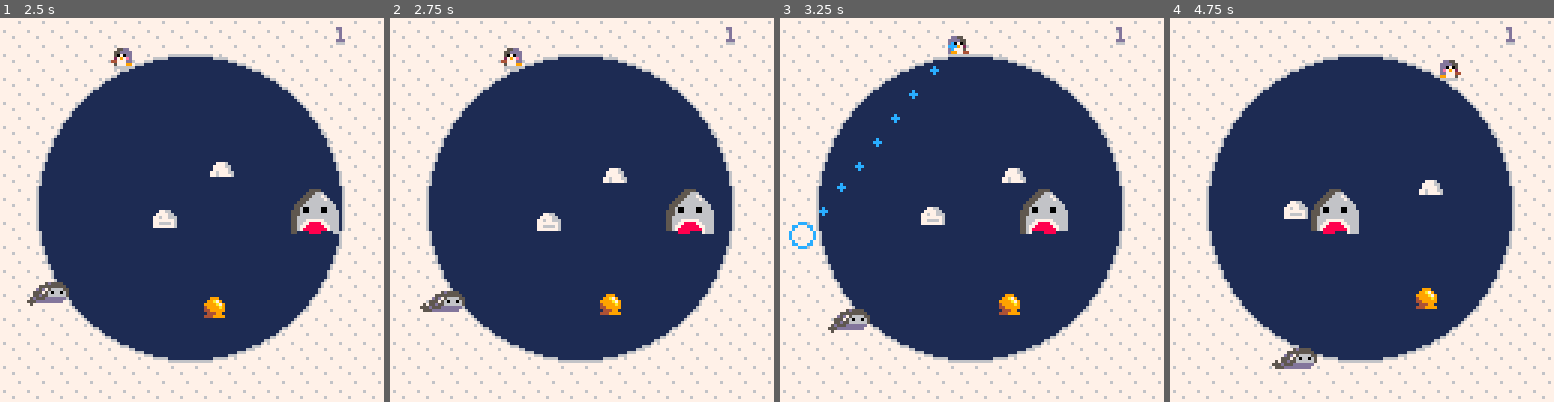
Above: before the commit, frames 1-4 (left to right).
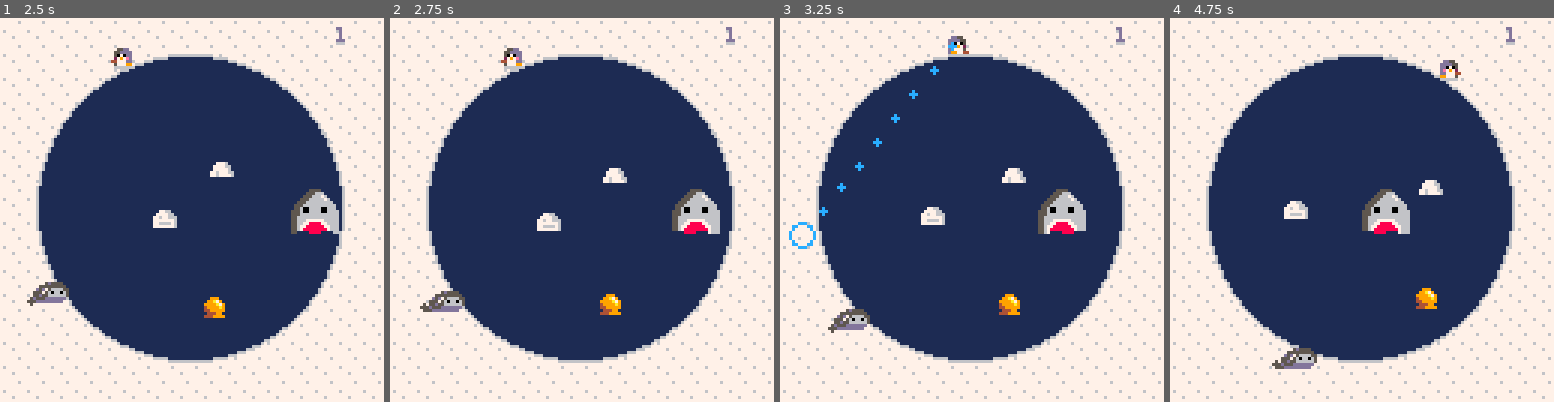
Above: after the commit, the same moments.

Repository: phwebi/loop-n-scoop
Game: PICO-8 cartridge not_frogger.p8
Two runs of this game, one before a commit and one after it. Both use one fixed random seed, a clock stepped at 60 frames per second and the inputs below.
Inputs:
- Up to frame 1 (2.5 s): tap O (Z key) at 0.33, 0.7, 1.43, 2.22 s; tap X (X key) at 1.07, 2.07, 2.4 s; hold Left 1.97-2.37 s; hold Down from 2.42 s (still down)
- Up to frame 2 (2.75 s): keep holding Down; tap X (X key) at 2.73 s
- Up to frame 3 (3.25 s): release Down at 2.82 s; hold Right from 2.87 s (still down); tap X (X key) at 3.07 s; tap O (Z key) at 3.1 s
- Up to frame 4 (4.75 s): tap X (X key) every 0.33 s from 3.4 to 4.73 s; release Right at 3.53 s; hold Up 3.58-4.08 s; tap O (Z key) at 3.98 s; hold Right 4.13-4.53 s; hold Down from 4.58 s (still down)

Frame 1 is identical in both runs. In frame 2, 0.8% of the frame differs, in the area x 71-86%, y 44-57%; in frame 3, 1.4%; in frame 4, 2.3%, in the area x 36-63%, y 44-57%.

Commit message:
add ice cream truck

Diff:
--- a/not_frogger.p8
+++ b/not_frogger.p8
@@ -301,7 +301,7 @@
     x = enemy.x + min(shark_speed * enemy_speed_mod(), 1)
 
     if enemy.flip then
-      x = enemy.x - min(shark_speed * enemy_speed_mod(), 1)
+      x = enemy.x - shark_speed
     end
 
     if on_circle(circ_orig, circ_orig, x, enemy.y, circ_r - 7) then
Not shown, changed: 25 lines of the sprite sheet (__gfx__) section of not_frogger.p8
